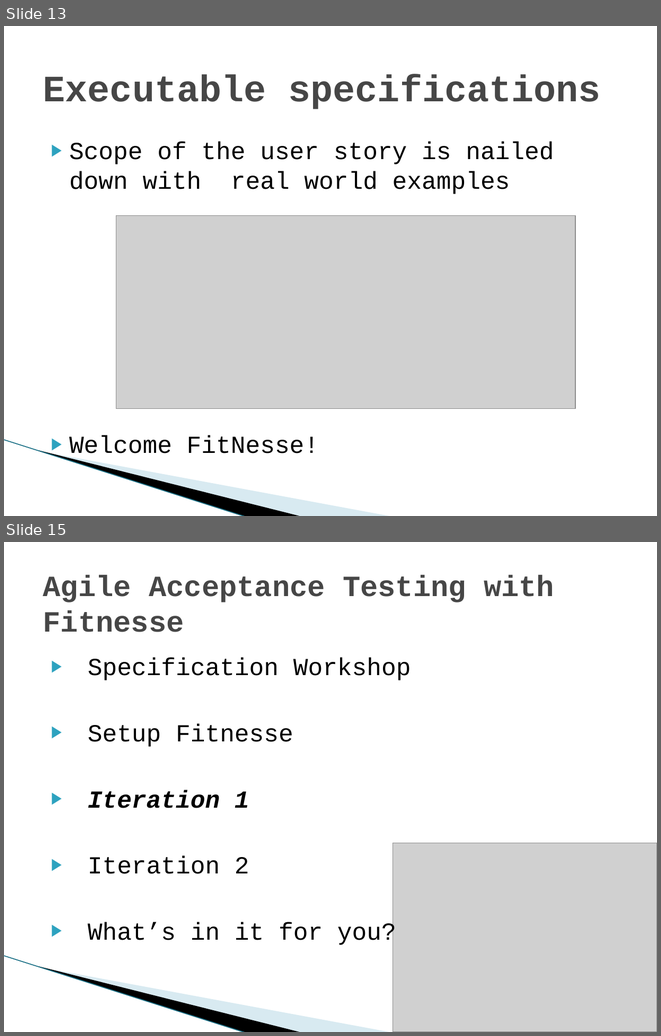
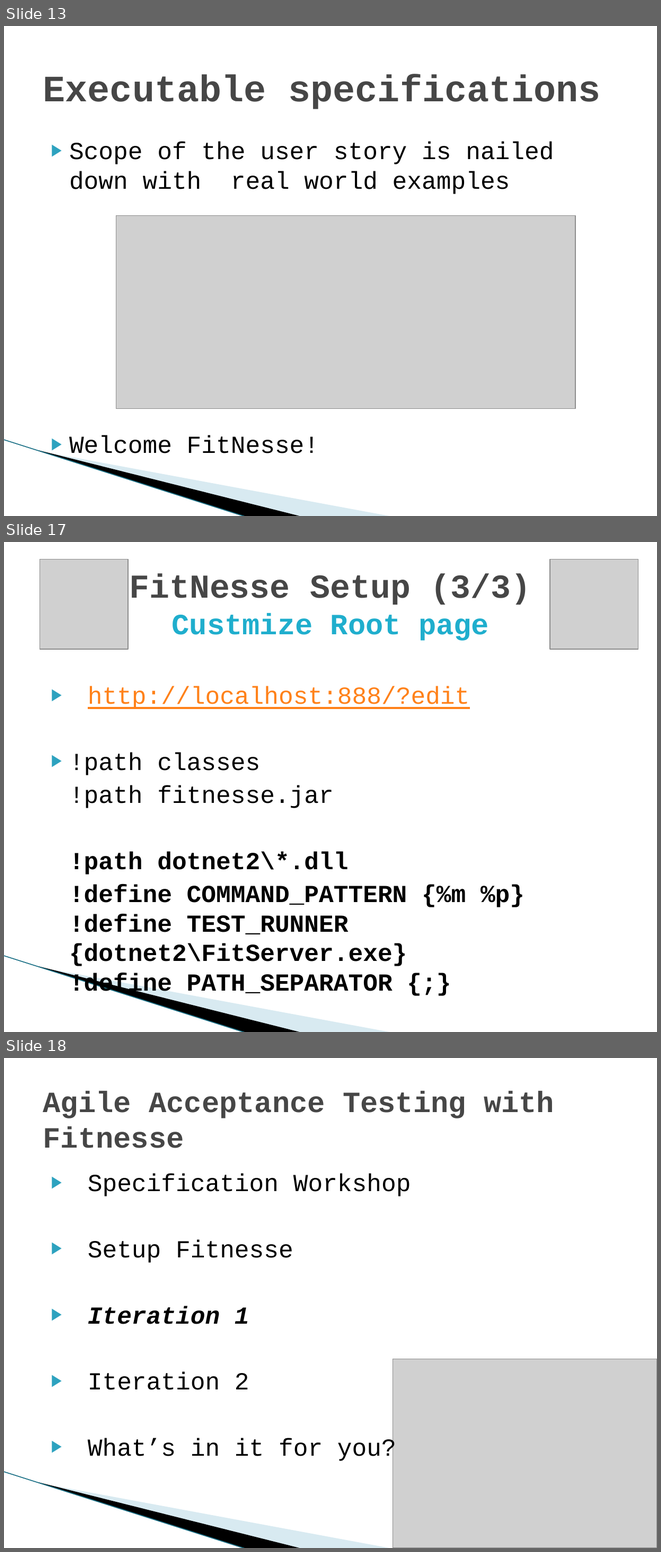
Before and after one commit to michelgrootjans/agileacceptancetesting, a slide deck: Slides/20090604_Ihc_AgileAcceptanceTesting.pptx. Shown one above the other, each under a label of ours: slides 13 and 15 before the commit, slides 13, 17 and 18 after it; the slides between them are not shown. The pictures are 661x1036 and 661x1552 pixels, drawn with LibreOffice and Linux fonts; fonts in the diff are those of the drawing; grey boxes stand for pictures; background and template pictures are left out. Boxes give left, top, right and bottom in pixels: in the first picture for what was removed or moved away, otherwise in the second. Text is boxed around its words. In the diff, an @@ line names an element or a change of style, - is before the commit and + after.

Commit message:
Slides for FitNesse Setup

```diff
--- a/Slides/20090604_Ihc_AgileAcceptanceTesting.pptx
+++ b/Slides/20090604_Ihc_AgileAcceptanceTesting.pptx
@@ slide 17 added at (x1=4, y1=542, x2=657, y2=1032), background #FFFFFF; not listed: 3 template elements that a slide beside it also shows @@
@@ picture added at (x1=40, y1=559, x2=128, y2=649) @@
@@ picture added at (x1=550, y1=559, x2=638, y2=649) @@
@@ title added at (x1=129, y1=574, x2=531, y2=641), 36.9 pt, text #464646, bold @@
+FitNesse Setup (3/3)
+Custmize Root page
@@ text added at (x1=69, y1=686, x2=524, y2=997), 27 pt, text #000000, bold @@
+▶ http://localhost:888/?edit
+▶ !path classes
+!path fitnesse.jar
+!path dotnet2\*.dll
+!define COMMAND_PATTERN {%m %p}
+!define TEST_RUNNER {dotnet2\FitServer.exe}
+!define PATH_SEPARATOR {;}
@@ what was slide 15 is now slide 18 @@
```
Also in this commit, not shown: 1 slide changed, 2 other slides added.
